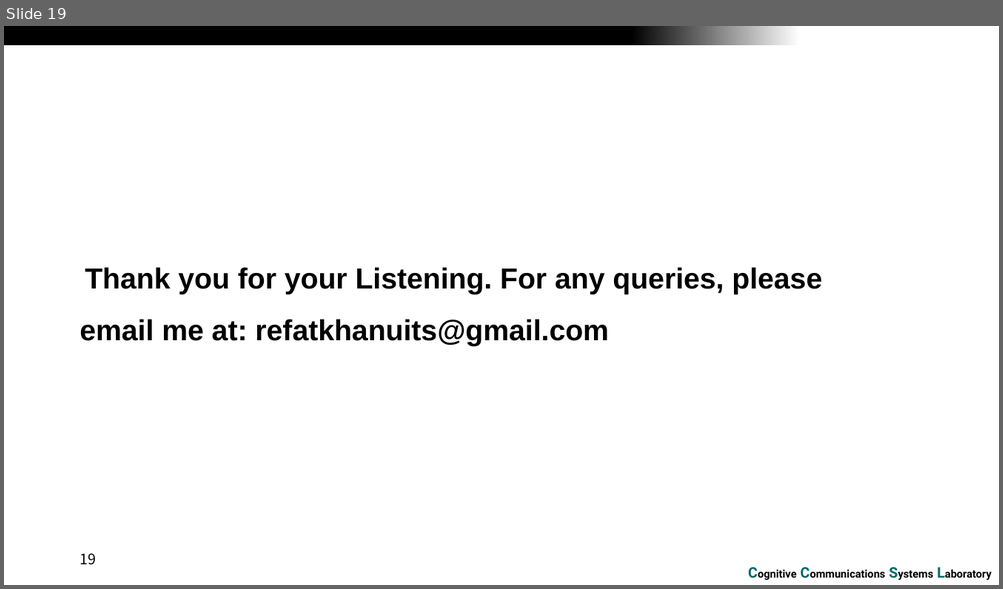
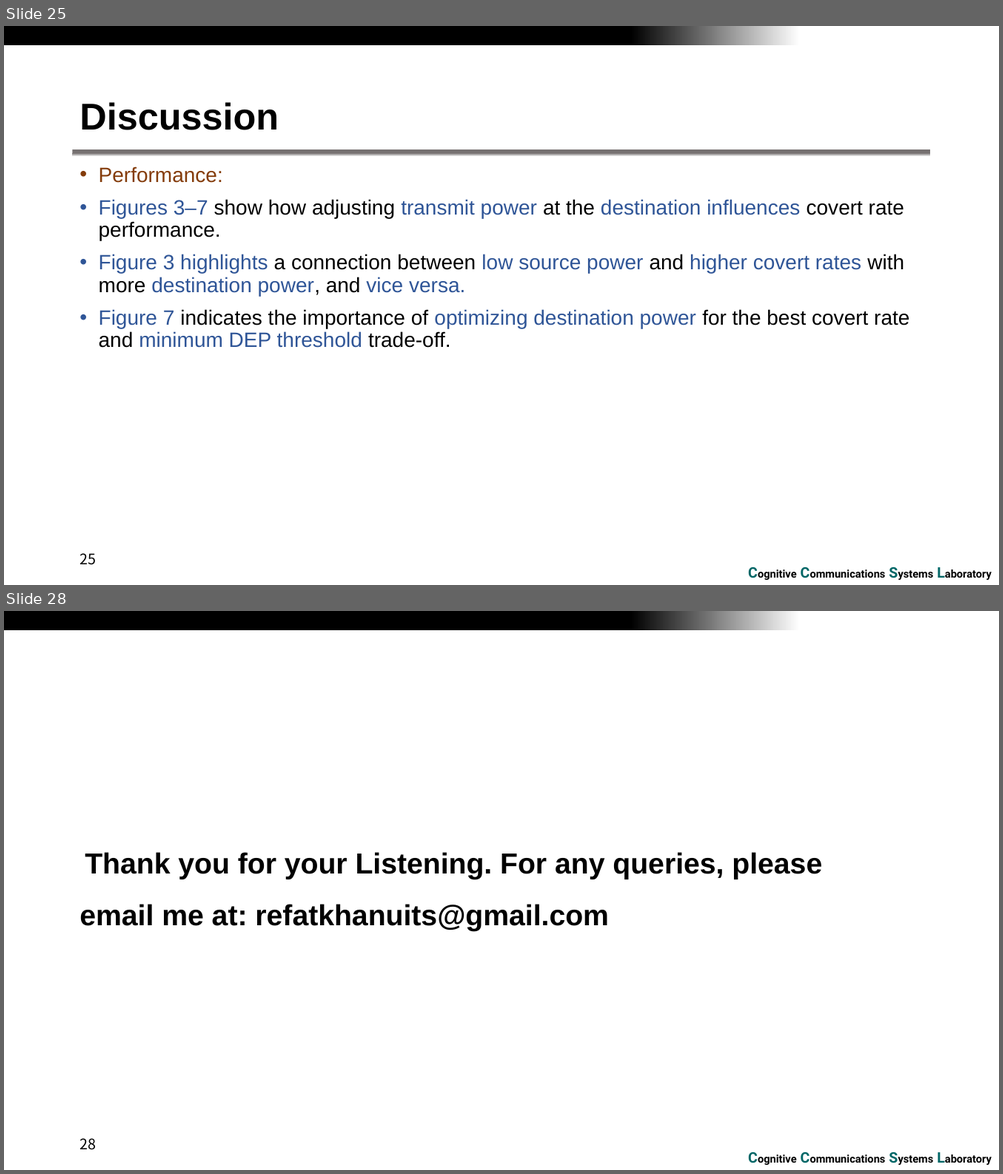
Before and after one commit to RefatHanbat/Presentation-of-SDM, a slide deck: winter_conference_2024.pptx. Shown one above the other, each under a label of ours: slide 19 before the commit, slides 25 and 28 after it; the slides between them are not shown. The pictures are 1003x589 and 1003x1174 pixels, drawn with LibreOffice and Linux fonts; fonts in the diff are those of the drawing; background and template pictures are left out. Boxes give left, top, right and bottom in pixels: in the first picture for what was removed or moved away, otherwise in the second. Text is boxed around its words. In the diff, an @@ line names an element or a change of style, - is before the commit and + after.

```diff
--- a/winter_conference_2024.pptx
+++ b/winter_conference_2024.pptx
@@ slide 25 added at (4, 26, 999, 585), background #FFFFFF; not listed: 2 template elements that a slide beside it also shows @@
@@ title added at (79, 102, 279, 130), 36 pt, text #000000, bold @@
+Discussion
@@ rectangle added at (73, 150, 930, 156), fill gradient #767171 to #FFFFFF @@
@@ text added at (99, 167, 909, 348), 20 pt, text #2F5597 @@
+• Performance:
+• Figures 3–7 show how adjusting transmit power at the destination influences covert rate performance.
+• Figure 3 highlights a connection between low source power and higher covert rates with more destination power, and vice versa.
+• Figure 7 indicates the importance of optimizing destination power for the best covert rate and minimum DEP threshold trade-off.
@@ page number added at (79, 554, 96, 565), 14 pt, text #000000 @@
+25
@@ what was slide 19 is now slide 28 @@
@@ page number at (79, 1139, 96, 1150): text changed @@
-19
+28
```
Also in this commit, not shown: 4 slides changed, 21 other slides added, 12 slides removed.
